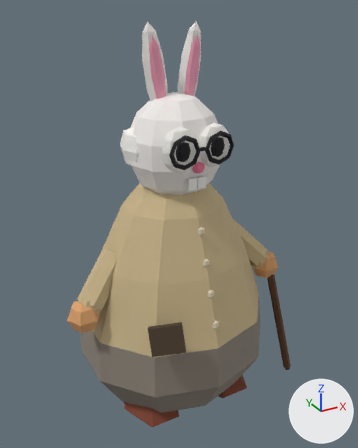
The glTF model assets/models/npc_abuelo_conejo.glb: old version first, new version second.
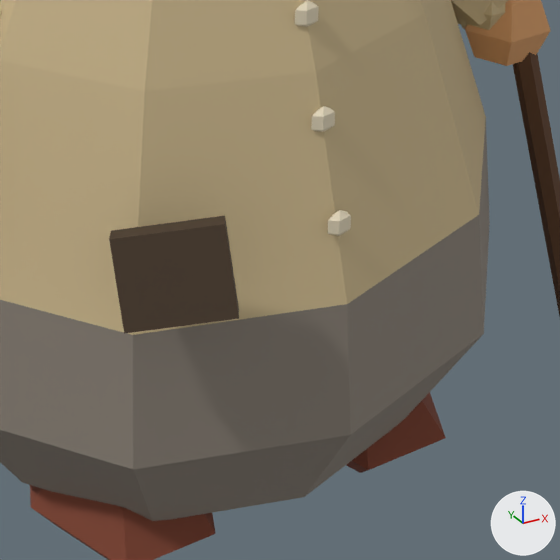
Each version is shown whole from a 50 mm lens placed at (-1.005, -1.881, 1.871), pointed at (0.033, 0.006, 0.928), then close up on the part from 32% to 79% of the width and 58% to 95% of the height. The axes (+X, +Y, +Z) are drawn at lower right. The lights are the same throughout. The older version's two pictures come first. Where no turn or scale is listed for an object, it has been applied to the vertices.

Objects in the first close-up: 'arms_cardigan_beige', 'arms_skin_arena', 'body_abuelo_pants', 'body_cardigan_beige', 'body_cardigan_pocket', 'cane_cane', 'legs_slippers' and 3 more.
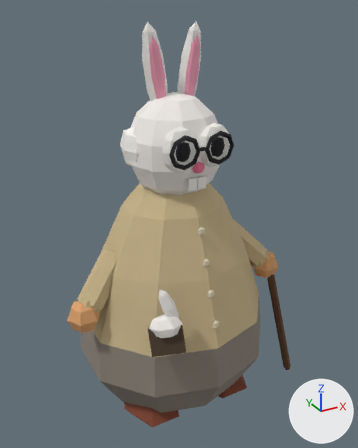
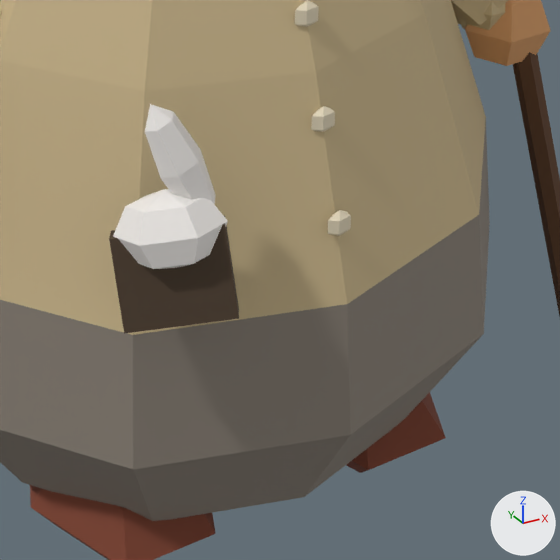
Where the change shows, as pixel boxes (x1, y1, x2, y2) in the close-ups (560 x 560 px):
'pocket_mask_rabbit', added: after (113, 104, 228, 269)

What the commit changed:
Mesh me_mesh_19_1 is new.
It has 40 vertices, 72 faces and spans x -0.301..-0.178, y -0.432..-0.328, z 0.632..0.843.
It uses material mat_mask_rabbit (white #f2eeea).
Object 'pocket_mask_rabbit' (ob_pocket_mask_rabbit) is new; it shows me_mesh_19_1.
Its location is (0.0, 0.0, 0.0).
